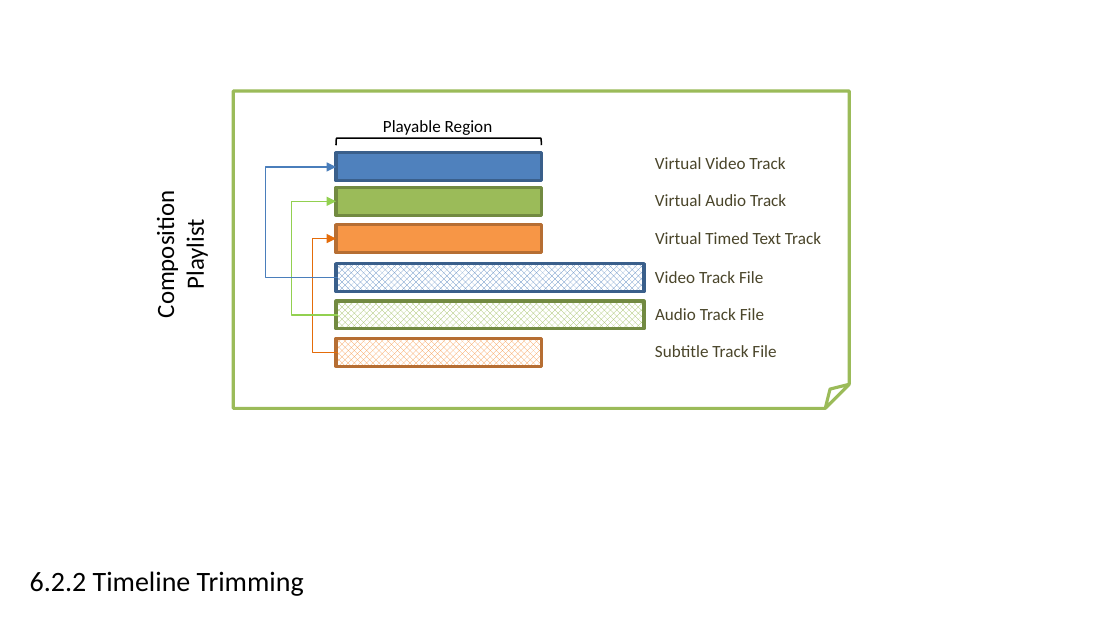
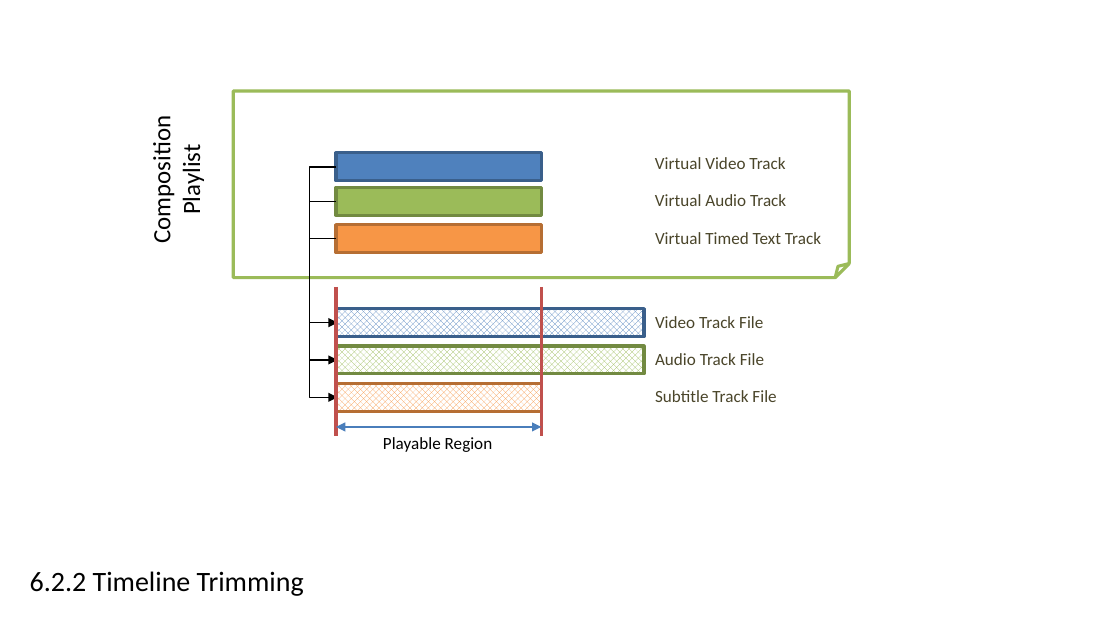
Before and after one commit to imfug/002-pkg-and-delivery, a slide deck: slide 1 of diagrams/diagrams.pptx. Drawn at 1120x630 pixels with LibreOffice and Linux fonts; fonts in the diff are those of the drawing. Boxes give left, top, right and bottom in pixels: in the first picture for what was removed or moved away, otherwise in the second. Text is boxed around its words. In the diff, an @@ line names an element or a change of style, - is before the commit and + after.

```diff
--- a/diagrams/diagrams.pptx
+++ b/diagrams/diagrams.pptx
@@ text "Composition Playlist": place and size @@
-text "Composition Playlist" at bbox=[150, 203, 210, 315]
+text "Composition Playlist" at bbox=[147, 128, 207, 240]
@@ folded corner: place and size @@
-folded corner at bbox=[233, 91, 849, 408]
+folded corner at bbox=[233, 91, 849, 278]
@@ left bracket removed at bbox=[335, 138, 540, 145] @@
@@ elbow arrow moved from (337, 278) - (336, 167) to (337, 323) - (336, 167) @@
@@ elbow arrow (337, 323) - (336, 167): stroke #4B7EBC 0.75 pt to #000000 0.75 pt; arrowheads changed @@
@@ elbow arrow moved from (337, 315) - (336, 202) to (337, 360) - (336, 202) @@
@@ elbow arrow (337, 360) - (336, 202): stroke #92D050 0.75 pt to #000000 0.75 pt; arrowheads changed @@
@@ elbow arrow moved from (337, 353) - (336, 239) to (337, 398) - (336, 239) @@
@@ elbow arrow (337, 398) - (336, 239): stroke #E46C0A 0.75 pt to #000000 0.75 pt; arrowheads changed @@
@@ line added from (336, 287) to (336, 437), #C0504D 2 pt @@
@@ line added from (541, 287) to (541, 437), #C0504D 2 pt @@
@@ 3 rectangles: place and size @@
-3 rectangles at bbox=[336, 263, 644, 366]
+3 rectangles at bbox=[336, 309, 644, 411]
@@ text "Video Track File": place and size @@
-text "Video Track File" at bbox=[655, 271, 763, 283]
+text "Video Track File" at bbox=[655, 316, 763, 328]
@@ text "Audio Track File": place and size @@
-text "Audio Track File" at bbox=[655, 308, 764, 320]
+text "Audio Track File" at bbox=[655, 353, 764, 365]
@@ text "Subtitle Track File": place and size @@
-text "Subtitle Track File" at bbox=[655, 345, 776, 357]
+text "Subtitle Track File" at bbox=[655, 390, 776, 402]
@@ double arrow added from (336, 427) to (541, 427), #4B7EBC 0.75 pt @@
@@ text "Playable Region": place and size @@
-text "Playable Region" at bbox=[383, 120, 493, 135]
+text "Playable Region" at bbox=[383, 437, 493, 452]
```
Also in this commit, not shown: 2 other files.
